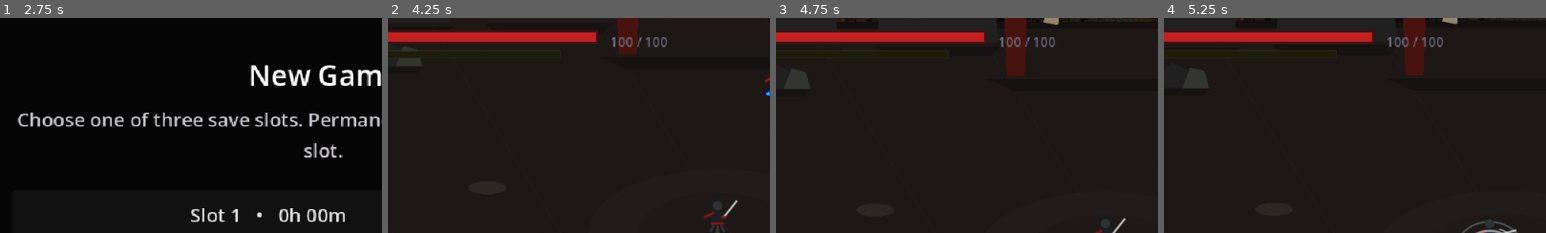
Above: before the commit, frames 1-4 (left to right).
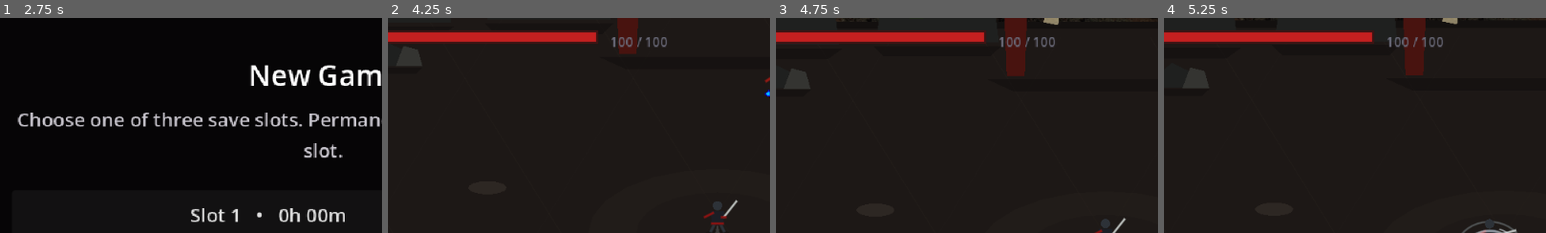
Above: after the commit, the same moments.

Repository: seancl8611/oathbound
Game: Godot game, scene res://TitleScreen/menu.tscn
Same seed, same stepped clock (60 frames per second), same inputs: the game is played once before the commit and once after it. Sound files missing from this copy of the repository are replaced by a short silence.
Inputs (mouse positions are % of the whole screen's width and height, from its top left):
- Up to frame 1 (2.75 s): click "New Game" at 0.5 s; click "Slot 1 • 0h 00m First Attempt…" at 1.25 s; click "Cancel" at 2 s
- Up to frame 2 (4.25 s): click "Slot 2 Empty" at 2.75 s; tap Enter (ui_accept) at 3.5, 3.77 s; move the mouse to (45, 70) at 3.52 s; hold W (up) from 3.53 s (still down); hold F (prosthetic) from 3.53 s (still down); click (45, 70) at 3.67 s
- Up to frame 3 (4.75 s): release W (up) at 4.25 s; release F (prosthetic) at 4.25 s; drag from (80, 65) to (16, 64) at 4.27 s
- Up to frame 4 (5.25 s): move the mouse to (20, 35) at 5.02 s; hold A (left) from 5.03 s (still down); hold F (prosthetic) from 5.03 s (still down); tap Space (dash) at 5.1 s
The pictures show only the part of the screen within x 7-57%, y 0-50%; the shares and areas given below are measured in that part.

Frame 1 is identical in both runs. In frame 2, 0.2% of the frame differs, in the area x 2-9%, y 15-19%; in frame 3, less than 0.1%; in frame 4, less than 0.1%.

Commit message:
Retire player Posture from run HUD

Diff:
--- a/game/oathbound/GUI/RunHUD.gd
+++ b/game/oathbound/GUI/RunHUD.gd
@@ -2,9 +2,11 @@
 
 ## RunHUD — Always-visible combat HUD, built entirely via script.
 ##
-## Shows: HP bar, posture bar, gold counter, spirit pips (0–10),
-##        equipped prosthetic icon with cooldown ring, spirit cost badge,
-##        and relic socket dots.
+## Shows: HP bar, gold counter, spirit pips (0–10), equipped prosthetic icon
+##        with cooldown ring, spirit cost badge, and relic socket dots.
+##
+## Player Posture is retired from the active combat model. update_posture()
+## remains as a compatibility no-op while older callers are migrated.
 ##
 ## Usage:
 ##   var hud = load("res://GUI/RunHUD.gd").new()
@@ -17,8 +19,6 @@
 # ─── Layout constants ───
 const HP_BAR_WIDTH = 180.0
 const HP_BAR_HEIGHT = 8.0
-const POSTURE_BAR_WIDTH = 150.0
-const POSTURE_BAR_HEIGHT = 5.0
 const SPIRIT_PIP_W = 10.0
 const SPIRIT_PIP_H = 14.0
 const SPIRIT_PIP_GAP = 3.0
@@ -29,15 +29,11 @@
 const COL_SCROLL = Color(0.87, 0.78, 0.55, 1.0)
 const COL_EMBLEM = Color(0.87, 0.66, 0.27, 1.0)
 const COL_MAXHP = Color(0.85, 0.2, 0.15, 1.0)
-const COL_MAXPOSTURE = Color(0.87, 0.67, 0.13, 1.0)
 # ─── Colors ───
 const COL_HP_FILL = Color(0.8, 0.13, 0.13, 0.95)
 const COL_HP_LOW = Color(0.9, 0.2, 0.1, 1.0)
 const COL_HP_BG = Color(0.15, 0.04, 0.04, 0.8)
 const COL_HP_BORDER = Color(0.25, 0.08, 0.08, 0.9)
-const COL_POSTURE_FILL = Color(0.87, 0.67, 0.13, 0.95)
-const COL_POSTURE_HIGH = Color(0.9, 0.4, 0.05, 1.0)
-const COL_POSTURE_BG = Color(0.1, 0.1, 0.03, 0.8)
 const COL_GOLD = Color(0.91, 0.77, 0.29, 1.0)
 const COL_SPIRIT_FILLED = Color(0.35, 0.69, 0.87, 1.0)
 const COL_SPIRIT_GLOW = Color(0.48, 0.81, 1.0, 1.0)
@@ -57,8 +53,6 @@
 
 var _hp: int = 50
 var _max_hp: int = 50
-var _posture: float = 0.0
-var _posture_max: float = 100.0
 var _gold: int = 0
 var _spirit: int = 10
 var _spirit_max: int = 10
@@ -73,7 +67,6 @@
 var _root: Control
 var _hp_fill: ColorRect
 var _hp_text: Label
-var _posture_fill: ColorRect
 var _gold_label: Label
 var _spirit_pips: Array = []  # Array of ColorRect
 var _prosthetic_icon_label: Label
@@ -83,7 +76,6 @@
 var _spirit_pop_label: Label
 var _spirit_pop_tween: Tween
 var _hp_container: Node
-var _posture_container: Node
 var _is_hub_mode: bool = false
 var _gold_container: Node
 
@@ -111,7 +103,6 @@
 	add_child(_root)
 
 	_build_hp_section()
-	_build_posture_section()
 	_build_gold_section()
 	_build_spirit_section()
 	_build_prosthetic_section()
@@ -163,30 +154,6 @@
 	_hp_text.add_theme_font_size_override("font_size", 11)
 	_hp_text.add_theme_color_override("font_color", COL_TEXT_DIM)
 	container.add_child(_hp_text)
-
-
-func _build_posture_section() -> void:
-	# Sits below HP bar, indented slightly
-	var container = Control.new()
-	container.position = Vector2(38, 28)
-	_root.add_child(container)
-	_posture_container = container
-
-	var border = ColorRect.new()
-	border.size = Vector2(POSTURE_BAR_WIDTH + 2, POSTURE_BAR_HEIGHT + 2)
-	border.position = Vector2(-1, -1)
-	border.color = Color(0.2, 0.17, 0.07, 0.7)
-	container.add_child(border)
-
-	var bg = ColorRect.new()
-	bg.size = Vector2(POSTURE_BAR_WIDTH, POSTURE_BAR_HEIGHT)
-	bg.color = COL_POSTURE_BG
-	container.add_child(bg)
-
-	_posture_fill = ColorRect.new()
-	_posture_fill.size = Vector2(0, POSTURE_BAR_HEIGHT)
-	_posture_fill.color = COL_POSTURE_FILL
-	container.add_child(_posture_fill)
 
 
 func _build_gold_section() -> void:
@@ -369,13 +336,16 @@
 func show_currency_toast(reward_key: String, amount: int) -> void:
 	if _toast_container == null:
 		return
+	# Max Posture rewards are retired with player Posture. Keep this guard while
+	# legacy reward definitions are being migrated so stale calls remain harmless.
+	if reward_key == "maxposture":
+		return
 
 	var toast_colors = {
 		"gold": COL_GOLD,
 		"mist": COL_MIST,
 		"scroll": COL_SCROLL,
 		"maxhp": COL_MAXHP,
-		"maxposture": COL_MAXPOSTURE,
 		"emblem": COL_EMBLEM,
 	}
 	var toast_labels = {
@@ -383,7 +353,6 @@
 		"mist": "Mist Shards",
 		"scroll": "Scrolls",
 		"maxhp": "Max HP",
-		"maxposture": "Max Posture",
 		"emblem": "Boss Emblems",
 	}
 
@@ -517,24 +486,12 @@
 			if players.size() > 0 and "maxhp" in players[0]:
 				return players[0].maxhp
 			return 0
-		"maxposture":
-			var players = get_tree().get_nodes_in_group("player")
-			if players.size() > 0 and "stagger_max" in players[0]:
-				return int(players[0].stagger_max)
-			return 0
 	return 0
 
-func update_posture(current: float, maximum: float) -> void:
-	_posture = current
-	_posture_max = max(0.001, maximum)
-	var pct = clampf(_posture / _posture_max, 0.0, 1.0)
-	_posture_fill.size.x = POSTURE_BAR_WIDTH * pct
-
-	# Color shift when high
-	if pct > 0.75:
-		_posture_fill.color = COL_POSTURE_HIGH
-	else:
-		_posture_fill.color = COL_POSTURE_FILL
+func update_posture(_current: float, _maximum: float) -> void:
+	# Compatibility no-op. Player Posture is no longer a visible or active
+	# combat resource, but older call sites may still invoke this during migration.
+	pass
 
 
 func update_gold(amount: int) -> void:
@@ -601,7 +558,6 @@
 
 func _refresh_all() -> void:
 	update_hp(_hp, _max_hp)
-	update_posture(0.0, _posture_max)
 	update_gold(CurrencyManager.get_amount(CurrencyManager.Currency.GOLD))
 	update_spirit(_spirit, _spirit_max)
 
@@ -676,8 +632,6 @@
 	_is_hub_mode = enabled
 	if _hp_container:
 		_hp_container.visible = not enabled
-	if _posture_container:
-		_posture_container.visible = not enabled
 	if _gold_container:
 		_gold_container.visible = not enabled
 
